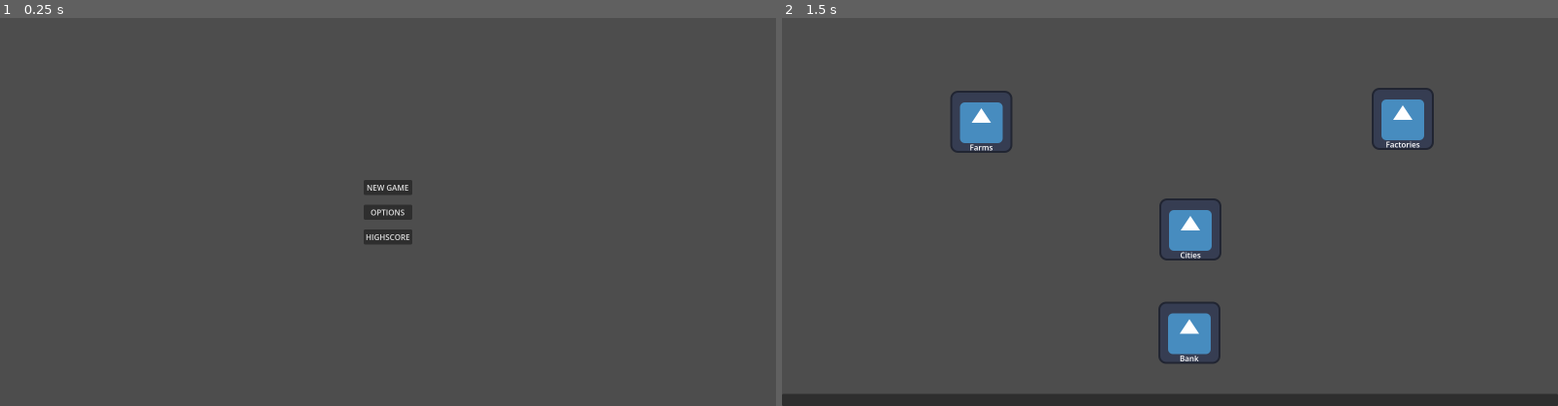
Above: before the commit, frames 1-2 (left to right).
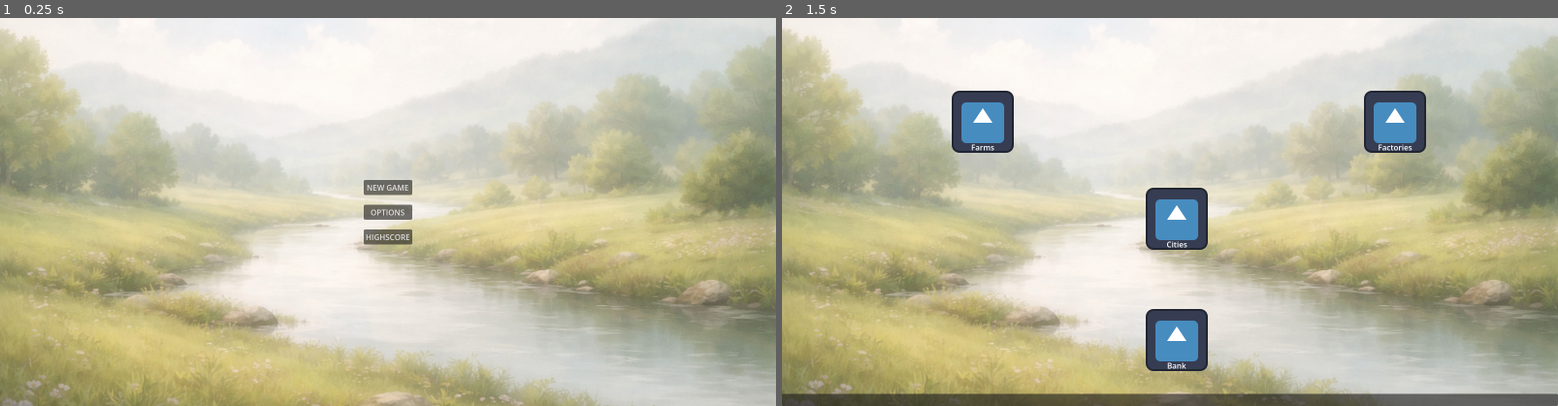
Above: after the commit, the same moments.

Repository: Indept-Studios/Don-t-Crash-The-Market
Game: Godot game, scene res://scenes/main_menu.tscn
Same seed, same stepped clock (60 frames per second), same inputs: the game is played once before the commit and once after it. The engine's default icon, where the game draws it, is replaced by a stand-in: a white triangle on a blue panel in a dark square.
Inputs (mouse positions are in pixels of both pictures, inside the frame that each line leads up to):
- Up to frame 1 (0.25 s): no input
- Up to frame 2 (1.5 s): click "NEW GAME" at 0.5 s; tap Enter at 1.25 s; move the mouse to (1340, 192) at 1.27 s; click (1340, 192) at 1.42 s

The runs differ from the first frame. In frame 1, 100% of the frame differs, in the area x 0-100%, y 0-100%; in frame 2, 97%.
Error in both runs: Invalid access to property or key 'RESOURCE_FOOD' on a base object of type 'Nil'. (res://scripts/game.gd:10)

Commit message:
UI: Added a Background and some Icons

Diff:
--- /dev/null
+++ b/assets/dctm.tres
@@ -0,0 +1,3 @@
+[gd_resource type="Theme" format=3 uid="uid://8psmhpybak0i"]
+
+[resource]
--- a/scenes/game.tscn
+++ b/scenes/game.tscn
@@ -5,10 +5,19 @@
 [ext_resource type="Script" uid="uid://s2utq5jfc2vp" path="res://scripts/highscore_manager.gd" id="3_iywne"]
 [ext_resource type="PackedScene" uid="uid://dwa476dgw4gxs" path="res://scenes/ui.tscn" id="3_lbhrr"]
 [ext_resource type="Texture2D" uid="uid://81eqlgjm0akv" path="res://icon.svg" id="3_lnu2h"]
+[ext_resource type="Texture2D" uid="uid://dw0kjnyym1gdl" path="res://assets/art/Background.png" id="3_p57ef"]
 
 [node name="Game" type="Node2D" unique_id=57234821 node_paths=PackedStringArray("highscore_manager")]
 script = ExtResource("1_uwrxv")
 highscore_manager = NodePath("Highscore_Manager")
+
+[node name="TextureRect" type="TextureRect" parent="." unique_id=739281571]
+offset_top = -120.0
+offset_right = 1600.0
+offset_bottom = 904.0
+texture = ExtResource("3_p57ef")
+
+[node name="UI" parent="." unique_id=650135114 instance=ExtResource("3_lbhrr")]
 
 [node name="Card_Manager" type="Node" parent="." unique_id=139710372]
 script = ExtResource("2_lbhrr")
@@ -21,9 +30,9 @@
 [node name="Farms" type="Node" parent="Buildings" unique_id=2117054079]
 
 [node name="TextureRect" type="TextureRect" parent="Buildings/Farms" unique_id=965459775]
-offset_left = 347.0
+offset_left = 350.0
 offset_top = 150.0
-offset_right = 475.0
+offset_right = 478.0
 offset_bottom = 278.0
 texture = ExtResource("3_lnu2h")
 
@@ -46,10 +55,10 @@
 [node name="Factories" type="Node" parent="Buildings" unique_id=454222383]
 
 [node name="TextureRect" type="TextureRect" parent="Buildings/Factories" unique_id=238638132]
-offset_left = 1216.0
-offset_top = 144.0
-offset_right = 1344.0
-offset_bottom = 272.0
+offset_left = 1200.0
+offset_top = 150.0
+offset_right = 1328.0
+offset_bottom = 278.0
 texture = ExtResource("3_lnu2h")
 
 [node name="Label" type="Label" parent="Buildings/Factories/TextureRect" unique_id=626910846]
@@ -71,10 +80,10 @@
 [node name="Cities" type="Node" parent="Buildings" unique_id=1865338654]
 
 [node name="TextureRect" type="TextureRect" parent="Buildings/Cities" unique_id=1733736515]
-offset_left = 778.0
-offset_top = 372.0
-offset_right = 906.0
-offset_bottom = 500.0
+offset_left = 750.0
+offset_top = 350.0
+offset_right = 878.0
+offset_bottom = 478.0
 texture = ExtResource("3_lnu2h")
 
 [node name="Label" type="Label" parent="Buildings/Cities/TextureRect" unique_id=659341485]
@@ -96,10 +105,10 @@
 [node name="Bank" type="Node" parent="Buildings" unique_id=1635757743]
 
 [node name="TextureRect" type="TextureRect" parent="Buildings/Bank" unique_id=344492558]
-offset_left = 776.0
-offset_top = 585.0
-offset_right = 904.0
-offset_bottom = 713.0
+offset_left = 750.0
+offset_top = 600.0
+offset_right = 878.0
+offset_bottom = 728.0
 texture = ExtResource("3_lnu2h")
 
 [node name="Label" type="Label" parent="Buildings/Bank/TextureRect" unique_id=1839546328]
@@ -117,5 +126,3 @@
 text = "Bank"
 
 [node name="Instanzen" type="Node" parent="Buildings/Bank" unique_id=74576661]
-
-[node name="UI" parent="." unique_id=650135114 instance=ExtResource("3_lbhrr")]
--- a/scenes/main_menu.tscn
+++ b/scenes/main_menu.tscn
@@ -1,17 +1,27 @@
 [gd_scene format=3 uid="uid://b7mqyx2fmel5a"]
 
 [ext_resource type="Script" uid="uid://ba2fvucvbw6g2" path="res://scripts/main_menu.gd" id="1_l6cm7"]
+[ext_resource type="Texture2D" uid="uid://dw0kjnyym1gdl" path="res://assets/art/Background.png" id="2_ekxnf"]
 
 [node name="MainMenu" type="Control" unique_id=1749102818]
 layout_mode = 3
-anchors_preset = 8
-anchor_left = 0.5
-anchor_top = 0.5
-anchor_right = 0.5
-anchor_bottom = 0.5
+anchors_preset = 15
+anchor_right = 1.0
+anchor_bottom = 1.0
 grow_horizontal = 2
 grow_vertical = 2
 script = ExtResource("1_l6cm7")
+
+[node name="TextureRect" type="TextureRect" parent="." unique_id=1904396354]
+layout_mode = 1
+anchors_preset = 15
+anchor_right = 1.0
+anchor_bottom = 1.0
+offset_top = -120.0
+offset_bottom = 104.0
+grow_horizontal = 2
+grow_vertical = 2
+texture = ExtResource("2_ekxnf")
 
 [node name="VBoxContainer" type="VBoxContainer" parent="." unique_id=1676130452]
 layout_mode = 1
--- a/scenes/ui.tscn
+++ b/scenes/ui.tscn
@@ -3,6 +3,7 @@
 [ext_resource type="Script" uid="uid://c5cauxiqtwyk3" path="res://scripts/ui.gd" id="1_nt7q6"]
 
 [node name="UI" type="CanvasLayer" unique_id=650135114]
+layer = 0
 script = ExtResource("1_nt7q6")
 
 [node name="Panel" type="Panel" parent="." unique_id=1181628996]
Binary file added: assets/art/Background.png
Binary file added: assets/art/bank.png
Binary file added: assets/art/city.png
Binary file added: assets/art/factory.png
Binary file added: assets/art/farm.png
